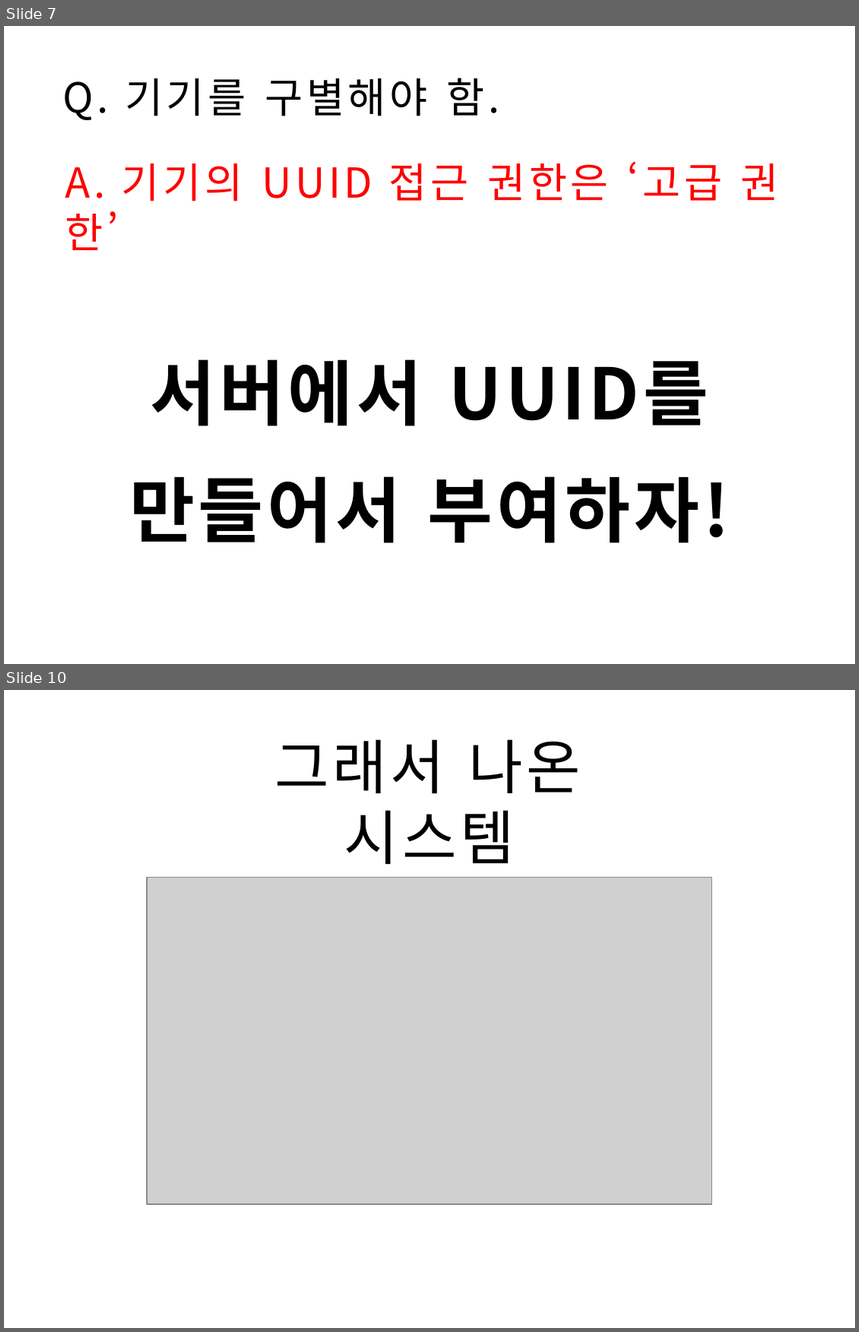
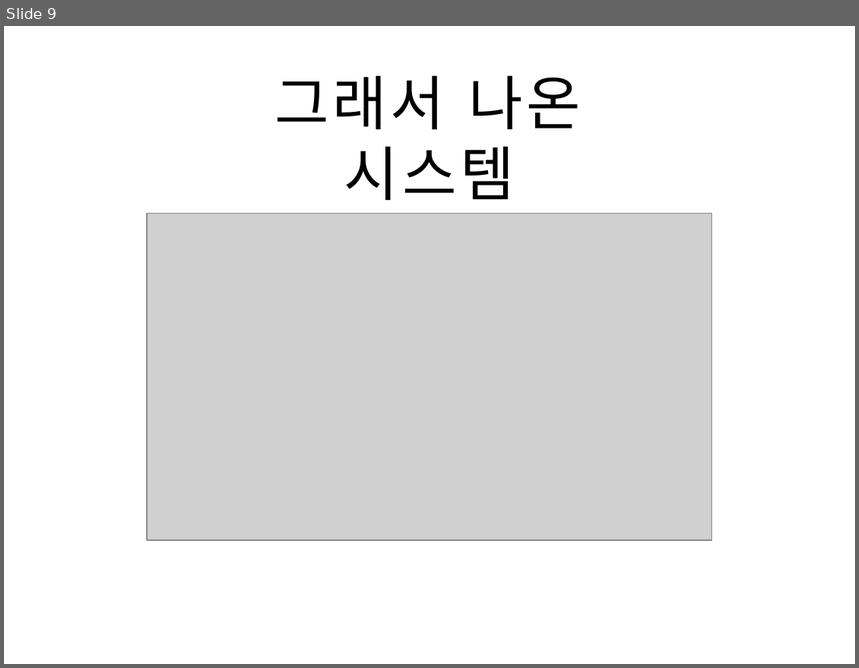
Before and after one commit to osamhack2020/IoT_KookMoBan_PonJohmNaimann, a slide deck: PPT/showdown.ppsx. Shown one above the other, each under a label of ours: slides 7 and 10 before the commit, slide 9 after it; the slides between them are not shown. The pictures are 859x1332 and 859x668 pixels, drawn with LibreOffice and Linux fonts; fonts in the diff are those of the drawing; grey boxes stand for pictures. Boxes give left, top, right and bottom in pixels: in the first picture for what was removed or moved away, otherwise in the second. Text is boxed around its words. In the diff, an @@ line names an element or a change of style, - is before the commit and + after.

```diff
--- a/PPT/showdown.ppsx
+++ b/PPT/showdown.ppsx
@@ slide 7 removed at (4,26,855,664), background #FFFFFF @@
@@ text removed at (63,78,500,120) @@
-Q. 기기를 구별해야 함.
@@ text removed at (65,161,779,250) @@
-A. 기기의 UUID 접근 권한은 ‘고급 권한’
@@ text removed at (151,360,709,427) @@
-서버에서 UUID를
@@ text removed at (129,477,730,544) @@
-만들어서 부여하자!
@@ what was slide 10 is now slide 9 @@
```
Also in this commit, not shown: 1 slide changed, 1 slide added, 1 other slide removed.
